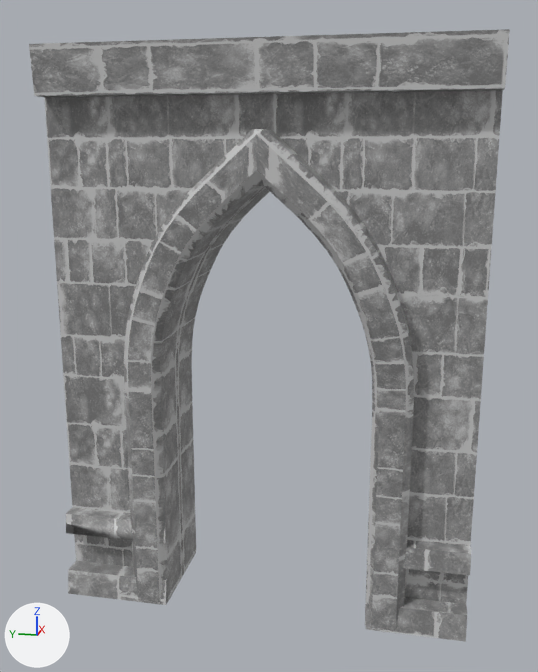
The FBX model Assets/Models/Architecture/SM_Church_Wall_Doorway.fbx as it was, and as the next commit left it.
Camera for both pictures: a camera (50 mm lens) standing at (-10.78, 0.91, 6.66) and looking at (-0.38, 2.99, 4.06). Every picture has the same lights, and +X, +Y and +Z are marked at lower left. The picture after the commit comes second.

Objects in the first picture: 'SM_Wall_Base_Doorway', 'SM_Wall_Base_Doorway.001', 'SM_Wall_Base_WindowWall.002'.
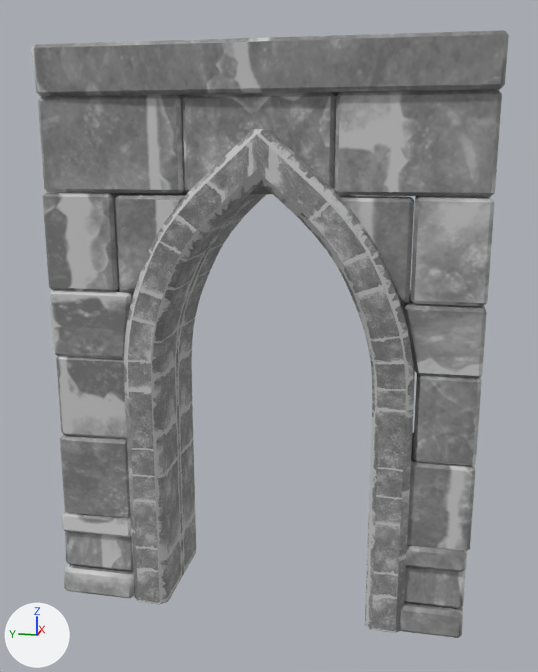
The newer file is also turned or shifted as a whole; pictures and numbers use the older file's frame.

What the commit changed:
Mesh me_cube_043 is new.
It has 648 vertices, 688 faces and spans x -0.76..0.75, y 0.0..6.1, z 0.0..8.03.
It uses material mat_mi_wall (picture img_t_groundtiles_r_png).
Object 'SM_Wall_Base_Doorway.001' (ob_sm_wall_base_doorway_001) is deleted.
Object 'SM_Wall_Base_Doorway' (ob_sm_wall_base_doorway) is deleted.
Object 'SM_Wall_Base.004' (ob_sm_wall_base_004) is new; it shows me_cube_043.
Its location is (-0.47, 0.0, 0.0).

Boxes (x1, y1, x2, y2) around the edits, measured in the pictures (538 x 672 px):
'SM_Wall_Base.004', added
    after: (32, 30, 509, 638)
'SM_Wall_Base_Doorway.001', deleted
    before: (44, 90, 503, 604)
'SM_Wall_Base_Doorway', deleted
    before: (29, 29, 510, 642)
